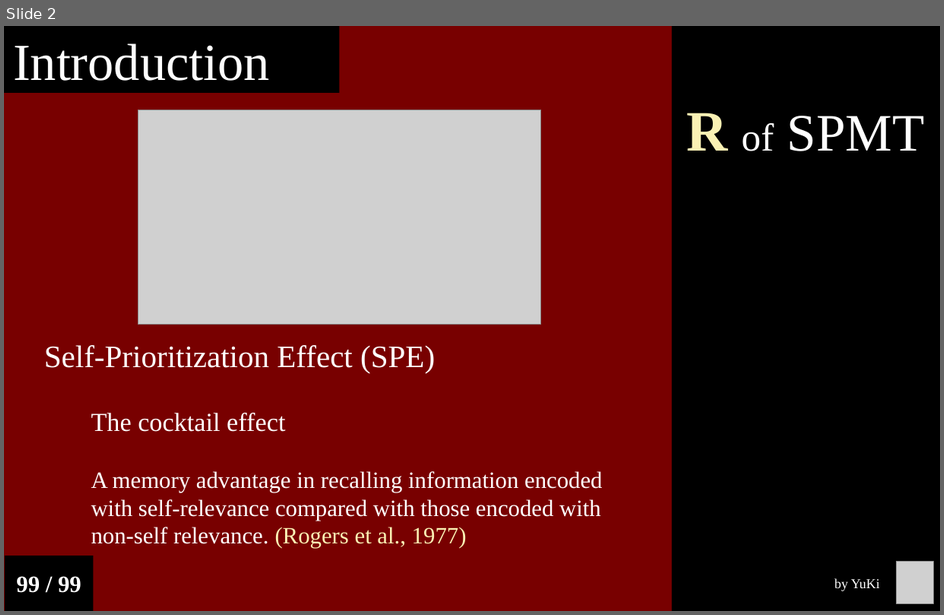
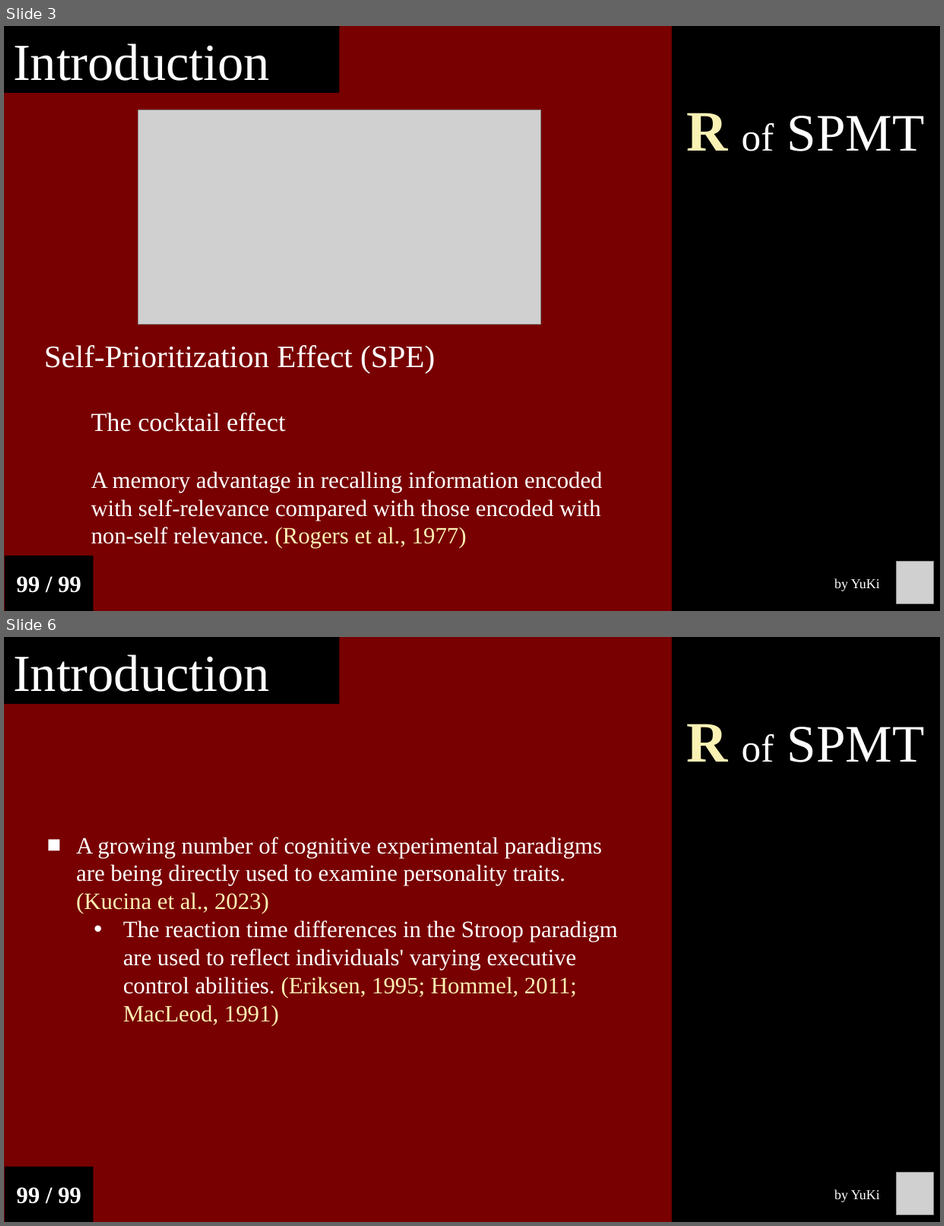
Before and after one commit to Chuan-Peng-Lab/ReliabilitySPE, a slide deck: 6_Reports/6_2_Phase_2/End_Semester_Report.pptx. Shown one above the other, each under a label of ours: slide 2 before the commit, slides 3 and 6 after it; the slides between them are not shown. The pictures are 944x615 and 944x1226 pixels, drawn with LibreOffice and Linux fonts; fonts in the diff are those of the drawing; grey boxes stand for pictures. Boxes give left, top, right and bottom in pixels: in the first picture for what was removed or moved away, otherwise in the second. Text is boxed around its words. In the diff, an @@ line names an element or a change of style, - is before the commit and + after.

```diff
--- a/6_Reports/6_2_Phase_2/End_Semester_Report.pptx
+++ b/6_Reports/6_2_Phase_2/End_Semester_Report.pptx
@@ slide 6 added at [4,637,940,1222], background #780000 @@
@@ rectangle added at [4,637,339,703], fill #000000, 40 pt, text #FFFFFF @@
+Introduction
@@ rectangle added at [671,637,940,1222], fill #000000, 40.5 pt, text #FFFFFF @@
+R of SPMT
@@ text added at [76,837,618,1026], 18 pt, text #FFFFFF @@
+■ A growing number of cognitive experimental paradigms are being directly used to examine personality traits. (Kucina et al., 2023)
+  • The reaction time differences in the Stroop paradigm are used to reflect individuals' varying executive control abilities. (Eriksen, 1995; Hommel, 2011; MacLeod, 1991)
@@ rectangle added at [5,1167,93,1222], fill #000000, 18 pt, text #FFFFFF, bold @@
+99 / 99
@@ picture added at [896,1173,933,1215] @@
@@ text added at [835,1190,880,1202], 10.5 pt, text #FFFFFF @@
+by YuKi
@@ what was slide 2 is now slide 3 @@
```
Also in this commit, not shown: 2 slides changed, 5 other slides added.
